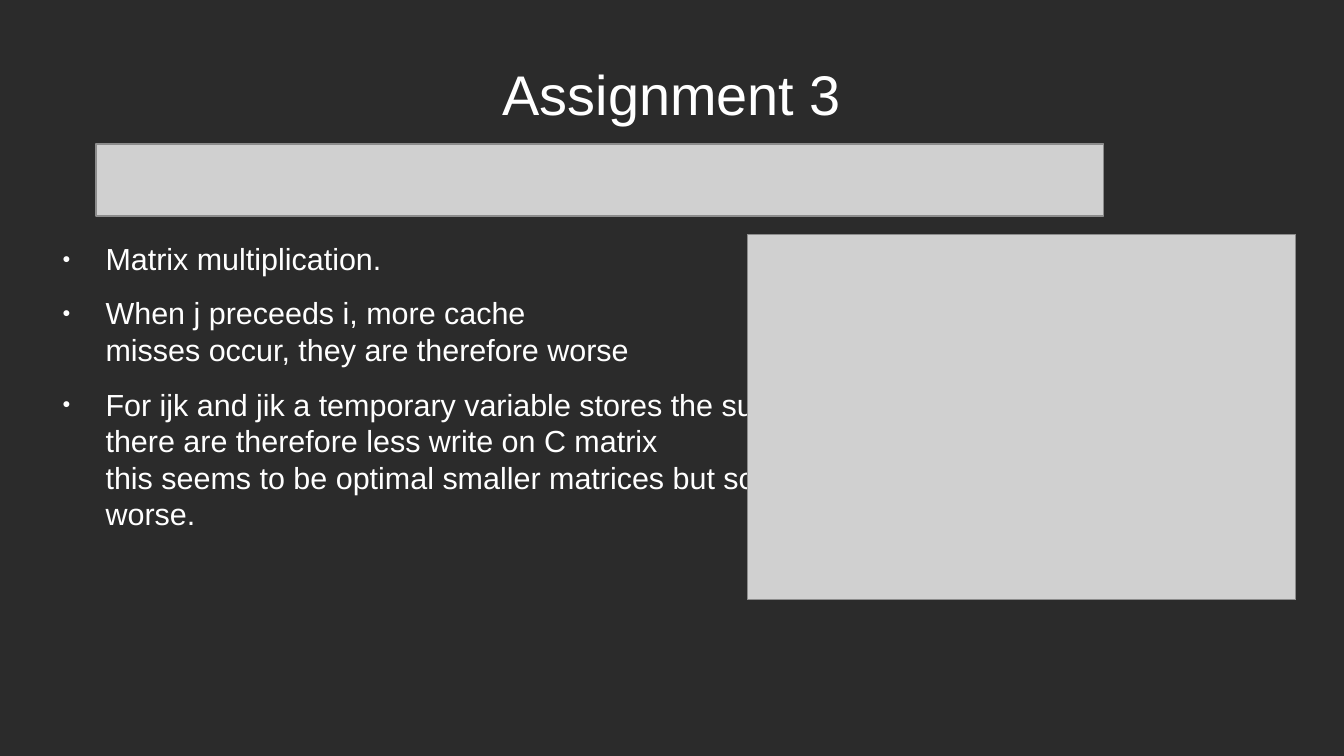
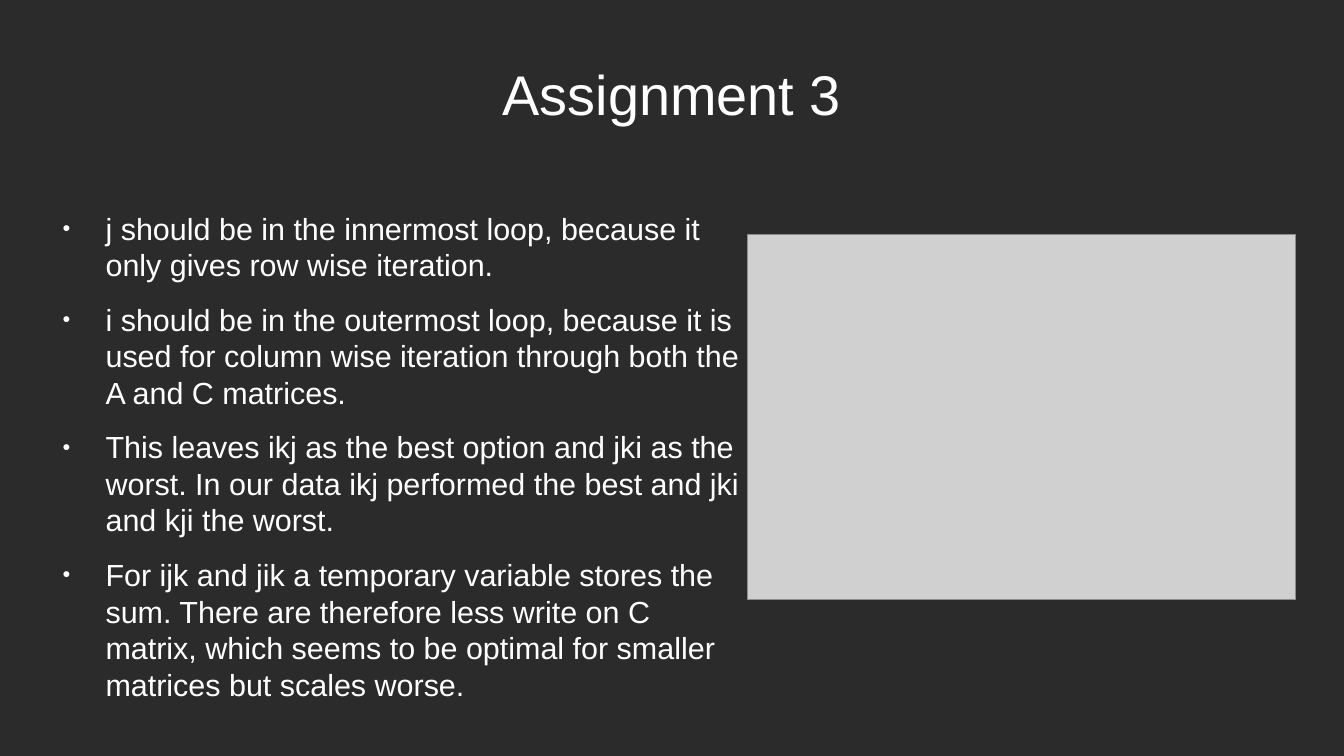
Before and after one commit to MC0117/HPC-labs, a slide deck: slide 4 of mypresentation.odp. Drawn at 1344x756 pixels with LibreOffice and Linux fonts; fonts in the diff are those of the drawing; grey boxes stand for pictures; background and template pictures are left out; a plain dark background stands for a picture behind light text. Boxes give left, top, right and bottom in pixels: in the first picture for what was removed or moved away, otherwise in the second. Text is boxed around its words. In the diff, an @@ line names an element or a change of style, - is before the commit and + after.

```diff
--- a/mypresentation.odp
+++ b/mypresentation.odp
@@ picture removed at <box>96,144,1105,216</box> @@
@@ text at <box>106,218,739,665</box>: text changed @@
-● Matrix multiplication.
-● When j preceeds i, more cache
-  misses occur, they are therefore worse
-● For ijk and jik a temporary variable stores the sum
-  there are therefore less write on C matrix
-  this seems to be optimal smaller matrices but scales
-  worse.
+● j should be in the innermost loop, because it only gives row wise iteration.
+● i should be in the outermost loop, because it is used for column wise iteration through both the A and C matrices.
+● This leaves ikj as the best option and jki as the worst. In our data ikj performed the best and jki and kji the worst.
+● For ijk and jik a temporary variable stores the sum. There are therefore less write on C matrix, which seems to be optimal for smaller matrices but scales worse.
```
Also in this commit, not shown: 1 other slide changed, 7 slides added, 1 slide removed, 4 other files.
